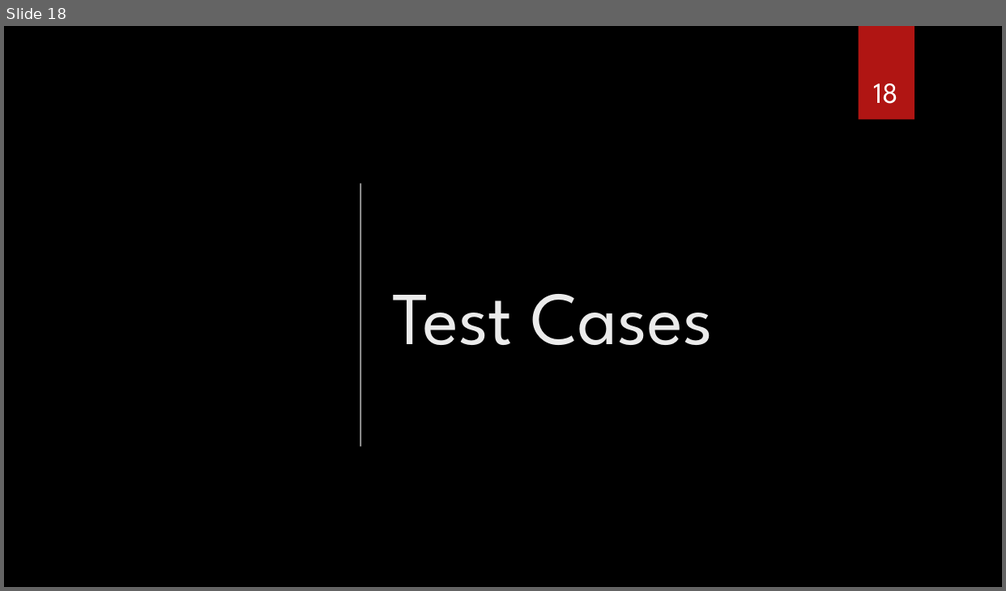
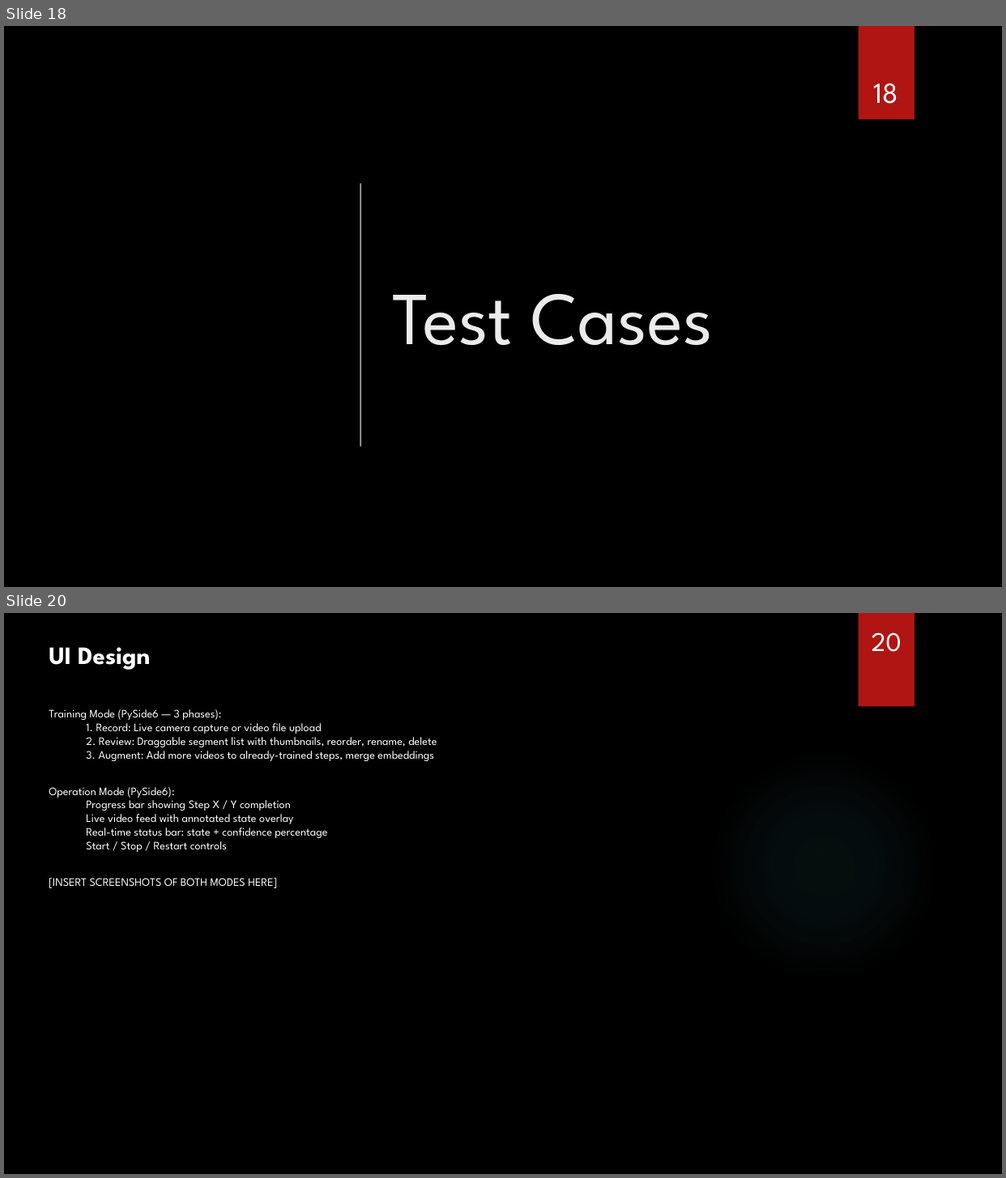
Before and after one commit to SeniorDesignBehrend/AIBI-Computer-Vision-for-Manufacturing, a slide deck: docs/reports/senior_design3.pptx. Shown one above the other, each under a label of ours: slide 18 before the commit, slides 18 and 20 after it; the slides between them are not shown. The pictures are 1006x591 and 1006x1178 pixels, drawn with LibreOffice and Linux fonts; fonts in the diff are those of the drawing; grey boxes stand for pictures; background and template pictures are left out. Boxes give left, top, right and bottom in pixels: in the first picture for what was removed or moved away, otherwise in the second. Text is boxed around its words. In the diff, an @@ line names an element or a change of style, - is before the commit and + after.

Commit message:
Fixed an issue with the camera worker and updated the main window to reflect the changes. Also added new videos and a new image for visualization purposes. Updated the reports with the latest information.

```diff
--- a/docs/reports/senior_design3.pptx
+++ b/docs/reports/senior_design3.pptx
@@ slide 20 added at <box>4,613,1002,1174</box>, background picture (left out) @@
@@ rectangle added at <box>859,613,914,707</box>, fill #B01513 @@
@@ page number added at <box>872,632,901,652</box>, 25.9 pt, text #FFFFFF @@
+20
@@ text added at <box>49,647,150,670</box>, 24 pt, text #FFFFFF, bold @@
+UI Design
@@ text added at <box>49,709,437,888</box>, 11 pt, text #FFFFFF @@
+Training Mode (PySide6 — 3 phases):
+  1. Record: Live camera capture or video file upload
+  2. Review: Draggable segment list with thumbnails, reorder, rename, delete
+  3. Augment: Add more videos to already-trained steps, merge embeddings
+Operation Mode (PySide6):
+  Progress bar showing Step X / Y completion
+  Live video feed with annotated state overlay
+  Real-time status bar: state + confidence percentage
+  Start / Stop / Restart controls
+[INSERT SCREENSHOTS OF BOTH MODES HERE]
@@ ellipse added at <box>709,750,939,981</box>, fill gradient #50B9C1 @@
```
Also in this commit, not shown: 17 slides changed, 8 other slides added, 9 slides removed, 11 other files.
